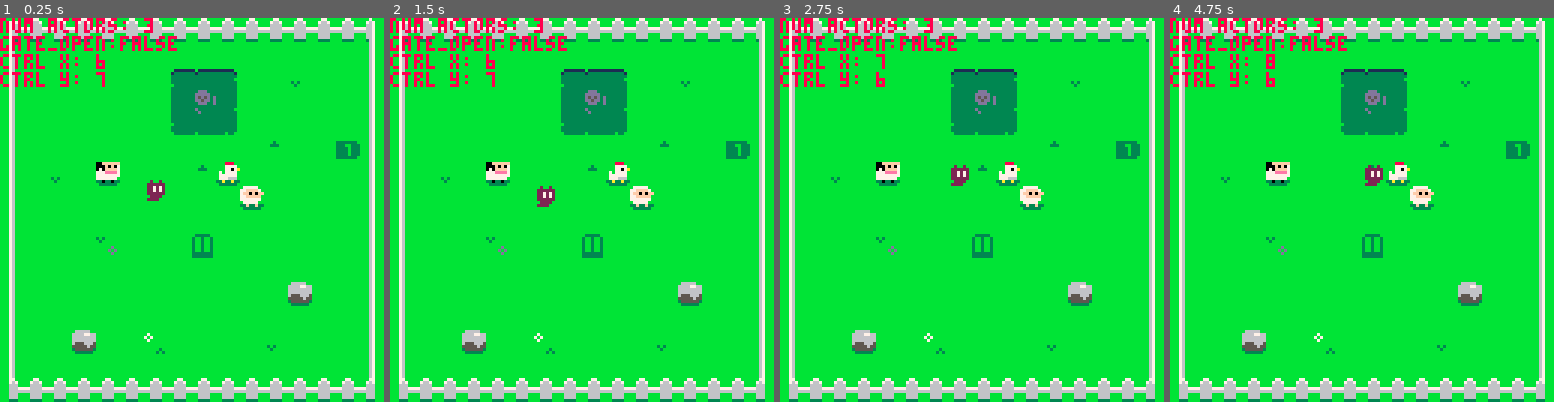
Above: before the commit, frames 1-4 (left to right).
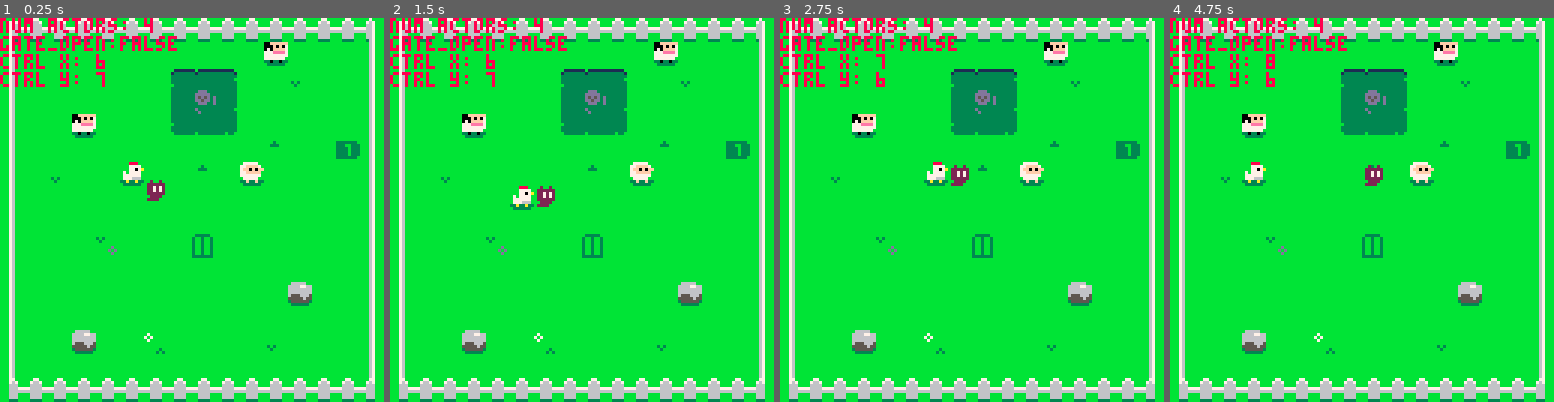
Above: after the commit, the same moments.

Repository: ethanmuller/gmtk-2020-jam
Game: PICO-8 cartridge ooc.p8
Same seed, same stepped clock (60 frames per second), same inputs: the game is played once before the commit and once after it.
Inputs:
- Up to frame 1 (0.25 s): no input
- Up to frame 2 (1.5 s): tap X (X key) at 0.33, 1.07 s; tap O (Z key) at 0.7 s
- Up to frame 3 (2.75 s): hold Right 1.6-2.1 s; tap O (Z key) at 1.7, 2.1, 2.5 s; tap X (X key) at 1.85 s; hold Up 2.15-2.42 s; hold Right from 2.47 s (still down)
- Up to frame 4 (4.75 s): tap O (Z key) every 0.4 s from 2.9 to 4.5 s; tap X (X key) at 2.97, 4.08 s; release Right at 3.03 s; hold Left 3.08-3.58 s; hold Down 3.63-3.97 s; hold Right 4.02-4.68 s; hold Up from 4.73 s (still down)

The runs differ from the first frame. In frame 1, 2.3% of the frame differs, in the area x 18-75%, y 0-62%; in frame 2, 2.3%; in frame 3, 2.3%; in frame 4, 2.3%.

Commit message:
Chicken and Cow Logic 2

Diff:
--- a/ooc.p8
+++ b/ooc.p8
@@ -126,19 +126,21 @@
   -- if player move item...
   if item_in_cell then
     if item_in_cell.s == library["rock"].s then
-      if(a.controlled == true) then
-        local dx = target_x - a.x
-        local dy = target_y - a.y
-        local move = move_item(item_in_cell, dx, dy)
-        if (move==false) then
-          target_x = a.x
-          target_y = a.y
-        end
-      else
+      if(a.s == library["chicken"].s) then
         target_x = a.x
         target_y = a.y
 
         sfx(snd["thump"])
+      else
+        if(a.controlled == true or a.s == library["cow"].s) then
+          local dx = target_x - a.x
+          local dy = target_y - a.y
+          local move = move_item(item_in_cell, dx, dy)
+          if (move==false) then
+            target_x = a.x
+            target_y = a.y
+          end
+        end
       end
     end
   end
@@ -376,8 +378,14 @@
 
     local random_option = options[flr(rnd(#options))+1]
 
-    if not a.controlled and (t - a.time_at_last_move > 70) then
-      move_animal(a, unpack(random_option))
+    if(a.s == library["chicken"].s) then
+      if not a.controlled and (t - a.time_at_last_move > 15) then
+        move_animal(a, unpack(random_option))
+      end
+    else
+      if not a.controlled and (t - a.time_at_last_move > 70) then
+        move_animal(a, unpack(random_option))
+      end
     end
   end
 end
@@ -488,7 +496,7 @@
 00077000555555551111111111666611bbbbbbbbbbbbbbbbbbbbbbbbbbbbbbbb333bbbbbbbbbbbbbbbbbbbbbbbbbbbbb3bb3bb3b2000002b8111118bd00000db
 00077000555555551111111111666611bbbbbbbbbbbbbbbbbbbbbbbbbbbbbbb3bbb3b3bb333bb3bb3bb3bbbbbbbbbbbb3bb3bb3b2000002b8000008bd11111db
 00700700555555551111111111555511bbbbbbbbbbbbbbbbbbbbbbbbbbbbbb3bbbbb33bbbb3b3bb3b3bb3bbbbbbbbbbb3bb3bb3b2111112b8000008bd00000db
-00000000555555551111111111111111bbbbbbbbbbbbbbbbbbbbbbbbbbbbb3bbbbb333bbb3bb3bb3b3b3b3bbbbbbbbbb3333333b2000002b8111118bd00000db
+00000000555555551111111111111111bbbbbbbbbbbbbbbbbbbbbbbbbbbbb3bbbbb333bbb3bb3bb3b3b3b3bbbbbbbbbb3bb3bb3b2000002b8111118bd00000db
 00000000555555551111111111111111bbbbbbbbbbbbbbbbbbbbbbbbbbbbbbbbbbbbbbbbbbbbbbbbbbbbbbbbbbbbbbbb3333333b2222222b8888888bdddddddb
 11111111111111111111111111111111bbbbbbbbbb3bb3bbbbbbbbbbb33333bbbbbbbbbbbbbbbbbbbbbbbbbbb11b111bbbbbbbbbbbbbbbbbbbbbbbbbbbbbbbbb
 11111111111111111111711111117111bbbbbbbbb333333bbbbbbbbb3333333bbb1111111b111111111111bb13313331b33333333333333b3333333b3333333b
@@ -611,17 +619,17 @@
 bbbbbbbbbbbbbbbbbbbbbbbbbbbbbbbbbbbbbbbbbbbbbbbbbbbbbbbbbbbbbbbbbbbbbbbbbbbbbbbbbbbbbbbbbbbbbbbbbbbbbbbbbbbbbbbbbbbbbbbbbbbbbbbb
 bbbbbbbbbbbbbbbbbbbbbbbbbbbbbbbbbbbbbbbbbbbbbbbbbbbbbbbbbbbbbbbbbbbbbbbbbbbbbbbbbbbbbbbbbbbbbbbbbbbbbbbbbbbbbbbbbbbbbbbbbbbbbbbb
 __gff__
-0001000000000000000000000000000000000000000000000000000000000000000000000000000000000000000000000000000000000000000800000000000000000000000000000000000000000000000002020202000000000000000000000200020202020000000000000000000001070000020000000000000000000000
+0001000000000000000000000000000000000000000000008080808000000000000000000000000080808080000000000000000000000000808080800000000000000000000000000000000000000000000002020202000000000000000000000200020202020000000000000000000001070000020000000000000000000000
 0101010000000000000000000000000001000100000000000000000000000000010001000000000000000000000000000204000000030002000000000000000000000000000000000000000000000000000000000000000000000000000000000000000000000000000000000000000000000000000000000000000000000000
 __map__
 8081818181818181818181818181818200000000000000000000000000000000000000000000000000000000000000000000000000000000000000000000000000000000000000000000000000000000000000000000000000000000000000000000000000000000000000000000000000000000000000000000000000000000
-90b6b6b6b6b6b6b6b6b6b6b6b6b6b69200000000000000000000000000000000000000000000000000000000000000000000000000000000000000000000000000000000000000000000000000000000000000000000000000000000000000000000000000000000000000000000000000000000000000000000000000000000
+90b6b6b6b6b6b6b6b6b6b664b6b6b69200000000000000000000000000000000000000000000000000000000000000000000000000000000000000000000000000000000000000000000000000000000000000000000000000000000000000000000000000000000000000000000000000000000000000000000000000000000
 90b6b6b6b6b6b618191ab6b691b6b69200000000000000000000000000000000000000000000000000000000000000000000000000000000000000000000000000000000000000000000000000000000000000000000000000000000000000000000000000000000000000000000000000000000000000000000000000000000
 90b6b6b6b6b6b628292ab6b6b6b6b69200000000000000000000000000000000000000000000000000000000000000000000000000000000000000000000000000000000000000000000000000000000000000000000000000000000000000000000000000000000000000000000000000000000000000000000000000000000
-90b6b6b6b6b6b638393ab6b6b6b6b69200000000000000000000000000000000000000000000000000000000000000000000000000000000000000000000000000000000000000000000000000000000000000000000000000000000000000000000000000000000000000000000000000000000000000000000000000000000
+90b6b664b6b6b638393ab6b6b6b6b69200000000000000000000000000000000000000000000000000000000000000000000000000000000000000000000000000000000000000000000000000000000000000000000000000000000000000000000000000000000000000000000000000000000000000000000000000000000
 90b6b6b6b6b6b6b6b6b6b6b5b6b61d9200000000000000000000000000000000000000000000000000000000000000000000000000000000000000000000000000000000000000000000000000000000000000000000000000000000000000000000000000000000000000000000000000000000000000000000000000000000
-90b691b664b6b6b6b562b6b6b6b6b69200000000000000000000000000000000000000000000000000000000000000000000000000000000000000000000000000000000000000000000000000000000000000000000000000000000000000000000000000000000000000000000000000000000000000000000000000000000
-90b6b6b6b6b640b6b6b660b6b6b6b69200000000000000000000000000000000000000000000000000000000000000000000000000000000000000000000000000000000000000000000000000000000000000000000000000000000000000000000000000000000000000000000000000000000000000000000000000000000
+90b691b60662b6b6b50660b6b6b6b69200000000000000000000000000000000000000000000000000000000000000000000000000000000000000000000000000000000000000000000000000000000000000000000000000000000000000000000000000000000000000000000000000000000000000000000000000000000
+90b6b6b6b6b640b6b6b606b6b6b6b69200000000000000000000000000000000000000000000000000000000000000000000000000000000000000000000000000000000000000000000000000000000000000000000000000000000000000000000000000000000000000000000000000000000000000000000000000000000
 90b6b6b6b6b6b6b6b6b6b6b6b6b6b69200000000000000000000000000000000000000000000000000000000000000000000000000000000000000000000000000000000000000000000000000000000000000000000000000000000000000000000000000000000000000000000000000000000000000000000000000000000
 90b6b6b6b4b6b6b60cb6b6b6b6b6b69200000000000000000000000000000000000000000000000000000000000000000000000000000000000000000000000000000000000000000000000000000000000000000000000000000000000000000000000000000000000000000000000000000000000000000000000000000000
 90b6b6b6b6b6b6b6b6b6b6b6b6b6b69200000000000000000000000000000000000000000000000000000000000000000000000000000000000000000000000000000000000000000000000000000000000000000000000000000000000000000000000000000000000000000000000000000000000000000000000000000000
